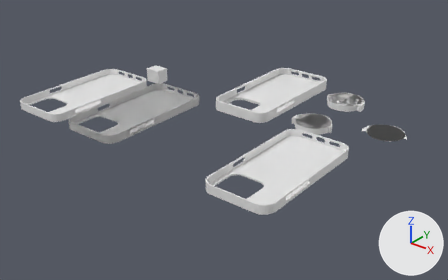
What one commit did to the Blender file iPhoneCase.blend.
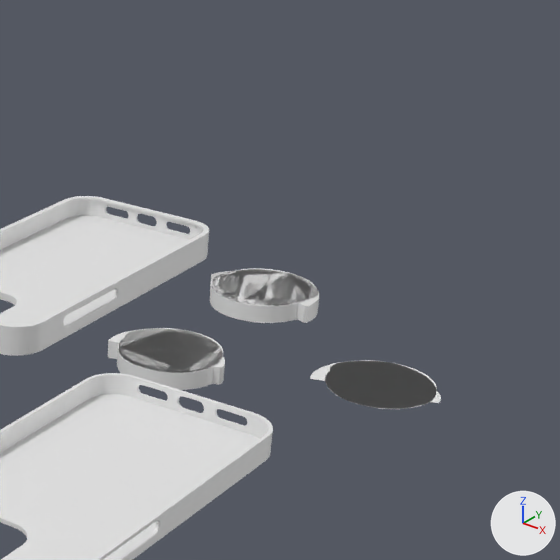
Each version appears first whole from a camera (50 mm lens) standing at (404.0, -606.0, 287.2) and looking at (-1.6, -99.0, -27.2), and next in a close-up on the part from 57% to 100% of the width and 0% to 69% of the height. The axes (+X, +Y, +Z) are drawn at lower right. The lights are the same throughout.
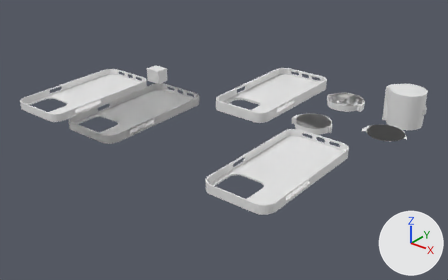
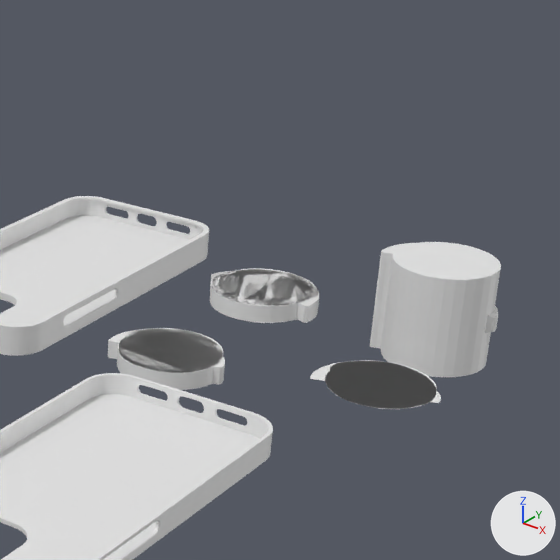
The change, as JSON lines over the scene's bpy script:
```json
{"op": "add", "block": "me_cylinder_002", "code": ["me_cylinder_002 = bpy.data.meshes.new('Cylinder.002')", "me_cylinder_002.from_pydata(...)  # 64 vertices, 34 faces; spans x -1.0..0.71, y -0.98..1.82, z -1.0..1.0"]}
{"op": "add", "block": "me_cylinder_001", "code": ["me_cylinder_001 = bpy.data.meshes.new('Cylinder.001')", "me_cylinder_001.from_pydata(...)  # 64 vertices, 34 faces; spans x -1.0..1.0, y -0.57..1.0, z -1.0..1.0"]}
{"op": "add", "block": "me_cylinder", "code": ["me_cylinder = bpy.data.meshes.new('Cylinder')", "me_cylinder.from_pydata(...)  # a 32-sided cylinder along z spanning x -1.0..1.0, y -1.0..1.0, z -1.0..1.0"]}
{"op": "add", "block": "ob_cylinder_002", "code": ["ob_cylinder_002 = bpy.data.objects.new('Cylinder.002', me_cylinder_002)", "ob_cylinder_002.location = (177.5, 37.3, 11.7)", "ob_cylinder_002.scale = (3.91, 3.91, 3.91)"]}
{"op": "add", "block": "ob_cylinder_001", "code": ["ob_cylinder_001 = bpy.data.objects.new('Cylinder.001', me_cylinder_001)", "ob_cylinder_001.location = (152.6, 32.0, 11.7)", "ob_cylinder_001.scale = (20.4, 20.4, 20.4)"]}
{"op": "add", "block": "ob_cylinder", "code": ["ob_cylinder = bpy.data.objects.new('Cylinder', me_cylinder)", "ob_cylinder.location = (157.0, 36.0, 12.0)", "ob_cylinder.scale = (20.4, 20.4, 20.4)"]}
```

Boxes [x1, y1, x2, y2] around the edits, measured in the close-ups (560 x 560 px):
```json
{"object": "Cylinder", "change": "added", "after": [381, 242, 501, 377]}
{"object": "Cylinder.001", "change": "added", "after": [370, 243, 413, 349]}
{"object": "Cylinder.002", "change": "added", "after": [485, 306, 498, 333]}
```
